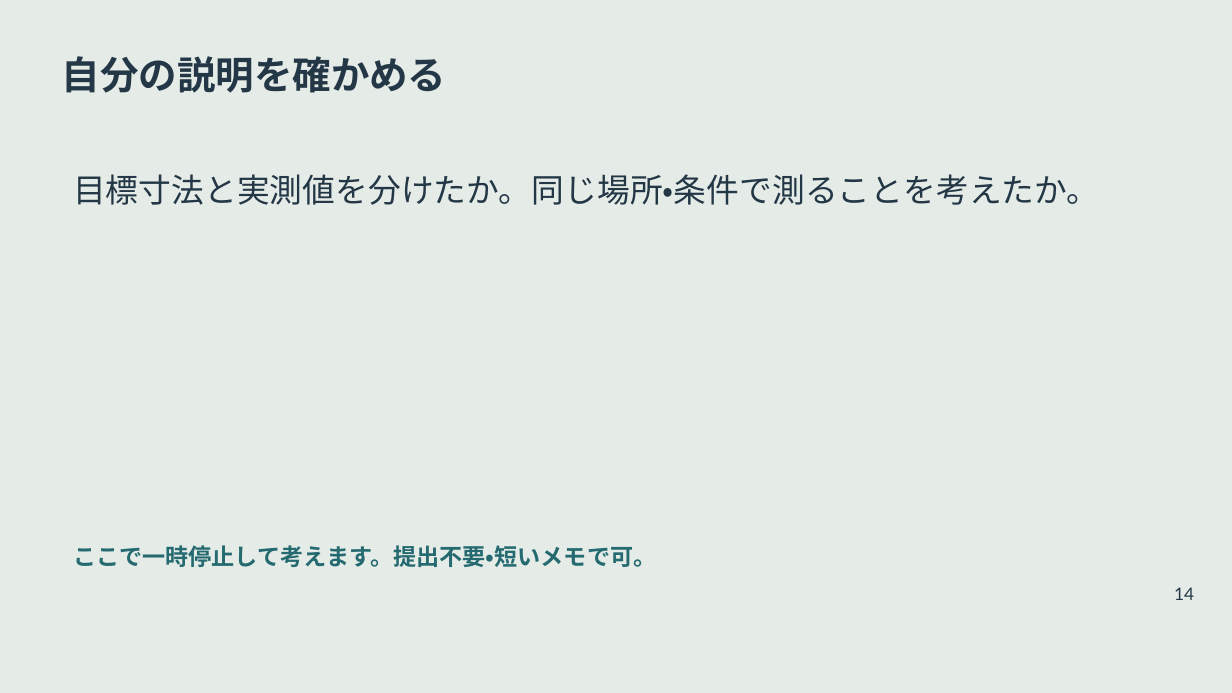
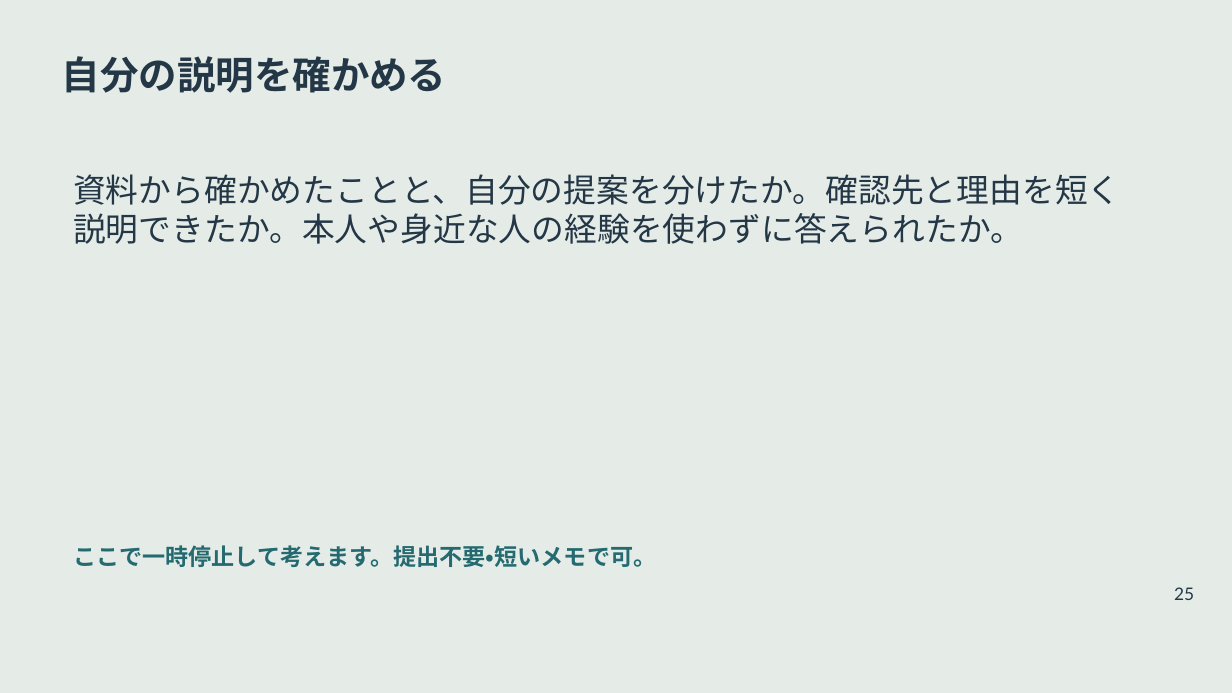
Before and after one commit to zooc-14calbp/industrial-education-ii, a slide deck: slide 25 of reorganized/20261105/main/03/slides.pptx (slide 14 before the commit). Drawn at 1232x693 pixels with LibreOffice and Linux fonts; fonts in the diff are those of the drawing. Boxes give left, top, right and bottom in pixels: in the first picture for what was removed or moved away, otherwise in the second. Text is boxed around its words. In the diff, an @@ line names an element or a change of style, - is before the commit and + after.

```diff
--- a/reorganized/20261105/main/03/slides.pptx
+++ b/reorganized/20261105/main/03/slides.pptx
@@ text at box(73, 174, 1120, 244): text changed @@
-目標寸法と実測値を分けたか。同じ場所・条件で測ることを考えたか。
+資料から確かめたことと、自分の提案を分けたか。確認先と理由を短く説明できたか。本人や身近な人の経験を使わずに答えられたか。
@@ text at box(1174, 587, 1194, 600): text changed @@
-14
+25
```
Also in this commit, not shown: 11 other slides changed, 13 slides added, 18 other files.
